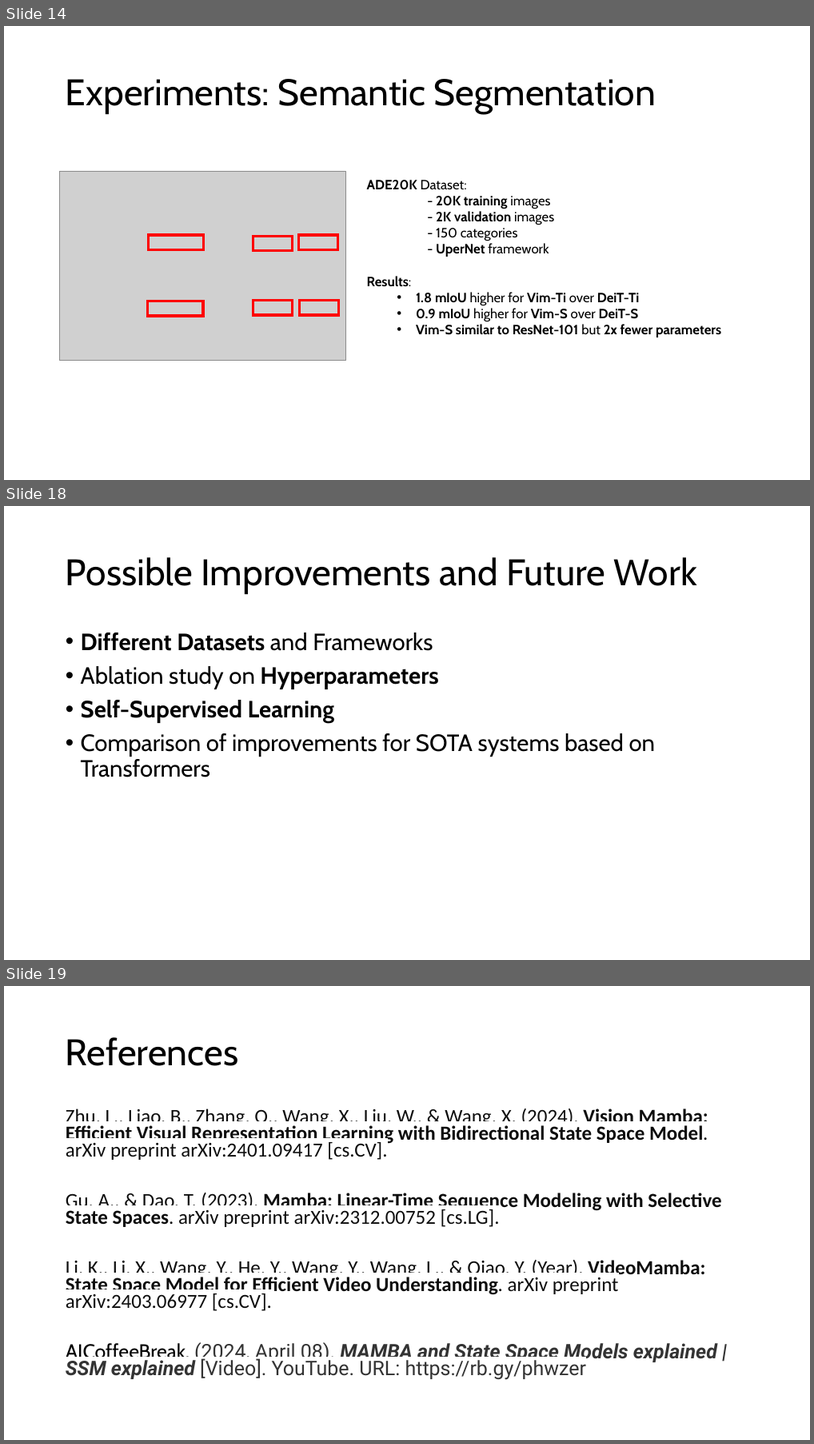
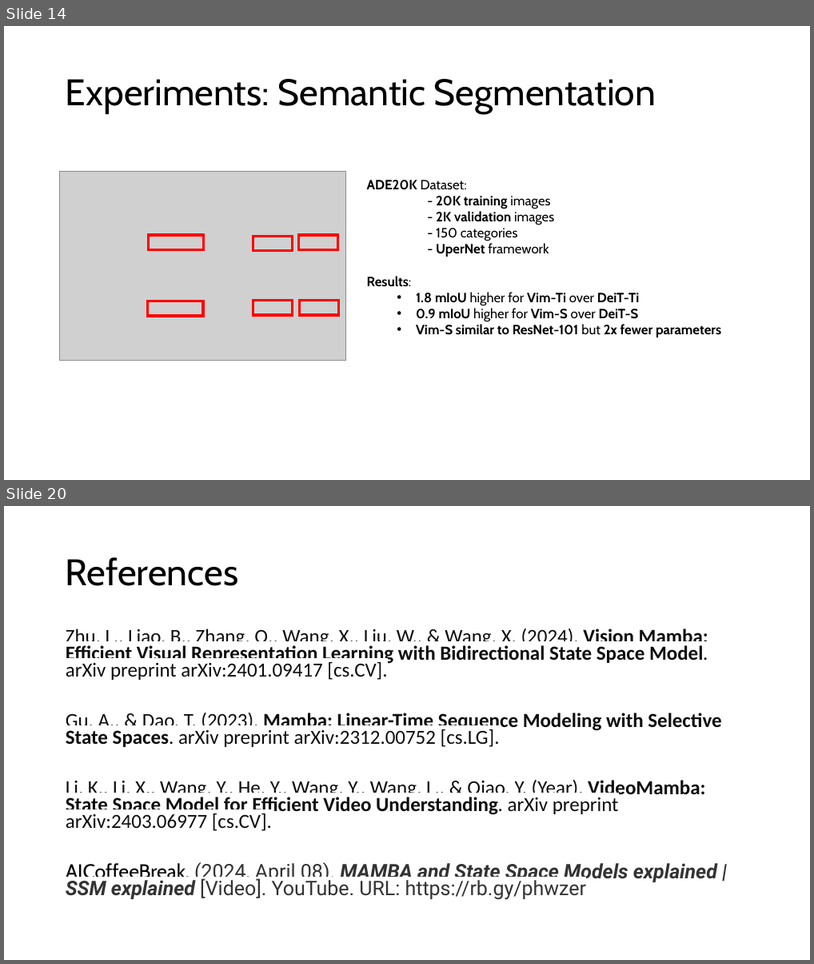
Before and after one commit to BecTome/UPC_MasterArtificialIntelligence, a slide deck: OR/efficient_mamba.pptx. Shown one above the other, each under a label of ours: slides 14, 18 and 19 before the commit, slides 14 and 20 after it; the slides between them are not shown. The pictures are 814x1444 and 814x964 pixels, drawn with LibreOffice and Linux fonts; fonts in the diff are those of the drawing; grey boxes stand for pictures. Boxes give left, top, right and bottom in pixels: in the first picture for what was removed or moved away, otherwise in the second. Text is boxed around its words. In the diff, an @@ line names an element or a change of style, - is before the commit and + after.

```diff
--- a/OR/efficient_mamba.pptx
+++ b/OR/efficient_mamba.pptx
@@ slide 18 removed at [4,506,810,960], background #FFFFFF @@
@@ title removed at [66,557,698,594] @@
-Possible Improvements and Future Work
@@ text removed at [81,632,656,777] @@
-• Different Datasets and Frameworks
-• Ablation study on Hyperparameters
-• Self-Supervised Learning
-• Comparison of improvements for SOTA systems based on Transformers
@@ what was slide 19 is now slide 20 @@
```
Also in this commit, not shown: 6 slides changed, 2 slides added, 32 other files.
